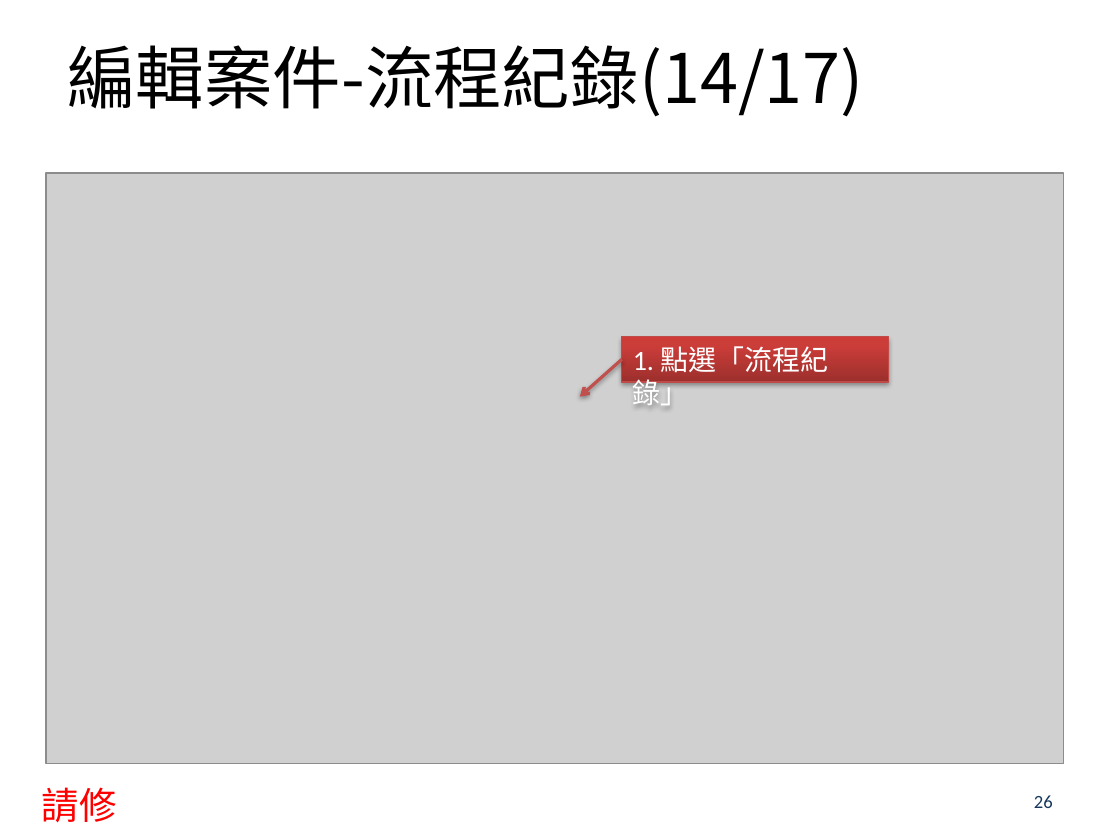
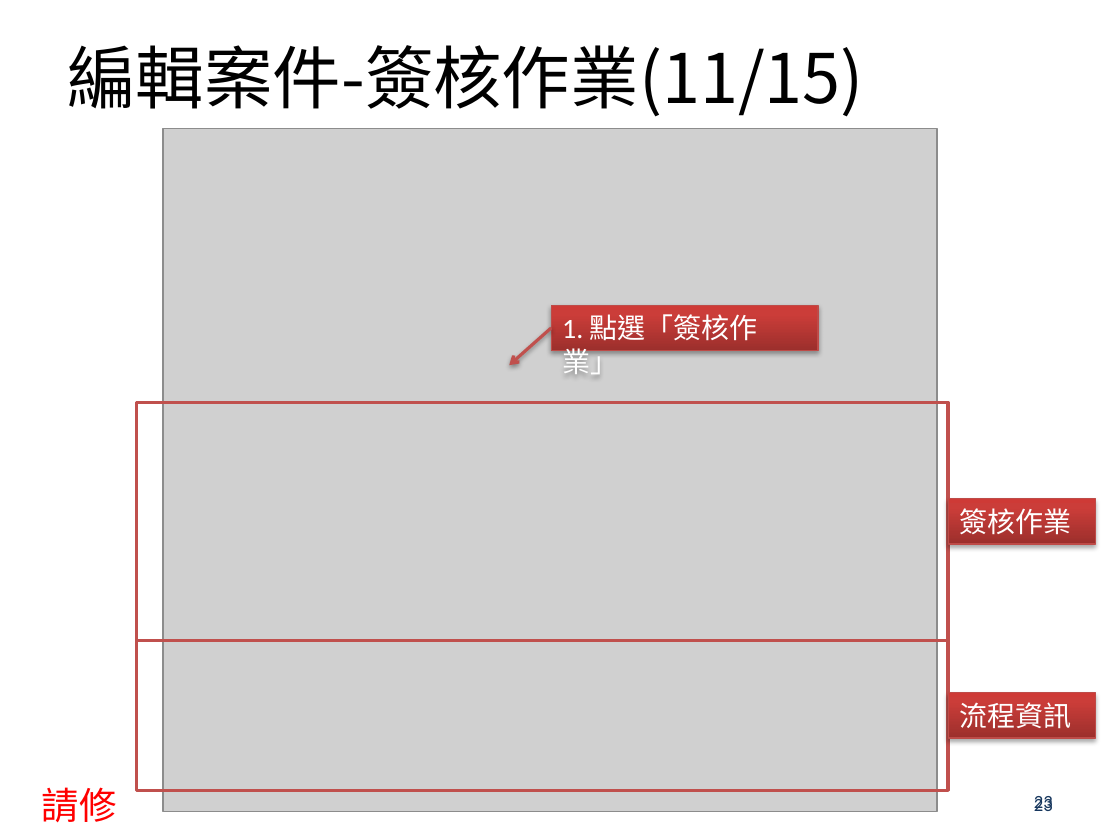
Before and after one commit to airball91327/BMEDSys, a slide deck: slide 23 of EDIS/EDIS/wwwroot/Files/Manual/BMED_EngManual.pptx (slide 26 before the commit). Drawn at 1120x840 pixels with LibreOffice and Linux fonts; fonts in the diff are those of the drawing; grey boxes stand for pictures; background and template pictures are left out. Boxes give left, top, right and bottom in pixels: in the first picture for what was removed or moved away, otherwise in the second. Text is boxed around its words. In the diff, an @@ line names an element or a change of style, - is before the commit and + after.

```diff
--- a/EDIS/EDIS/wwwroot/Files/Manual/BMED_EngManual.pptx
+++ b/EDIS/EDIS/wwwroot/Files/Manual/BMED_EngManual.pptx
@@ title at [67,45,864,117]: text changed @@
-編輯案件-流程紀錄(14/17)
+編輯案件-簽核作業(11/15)
@@ picture: place and size @@
-picture at [46,174,1064,765]
+picture at [164,129,937,811]
@@ arrow moved from (622, 360) - (580, 396) to (551, 328) - (510, 365) @@
@@ rectangle "1. 點選「簽核作業」": place and size @@
-rectangle "1. 點選「簽核作業」" at [622,337,888,382]
+rectangle "1. 點選「簽核作業」" at [551,306,818,351]
@@ text in rectangle at [562,314,758,374]: text changed @@
-1. 點選「流程紀錄」
+1. 點選「簽核作業」
@@ rectangle added at [137,402,948,641], outline #C0504D 2 pt @@
@@ rectangle added at [948,498,1095,543], fill gradient #9C2F2D to #CB3E3A to #CE3B37, outline #BF4C48 0.75 pt, 18 pt, text #FFFFFF @@
+簽核作業
@@ rectangle added at [137,641,948,791], outline #C0504D 2 pt @@
@@ rectangle added at [948,693,1095,738], fill gradient #9C2F2D to #CB3E3A to #CE3B37, outline #BF4C48 0.75 pt, 18 pt, text #FFFFFF @@
+流程資訊
@@ page number at [1034,795,1053,808]: text changed @@
-26
+23
@@ page number added at [1034,796,1053,811], 12 pt, text #17375E @@
+23
```
Also in this commit, not shown: 31 other slides changed, 4 slides added, 7 slides removed, 7 other files.
